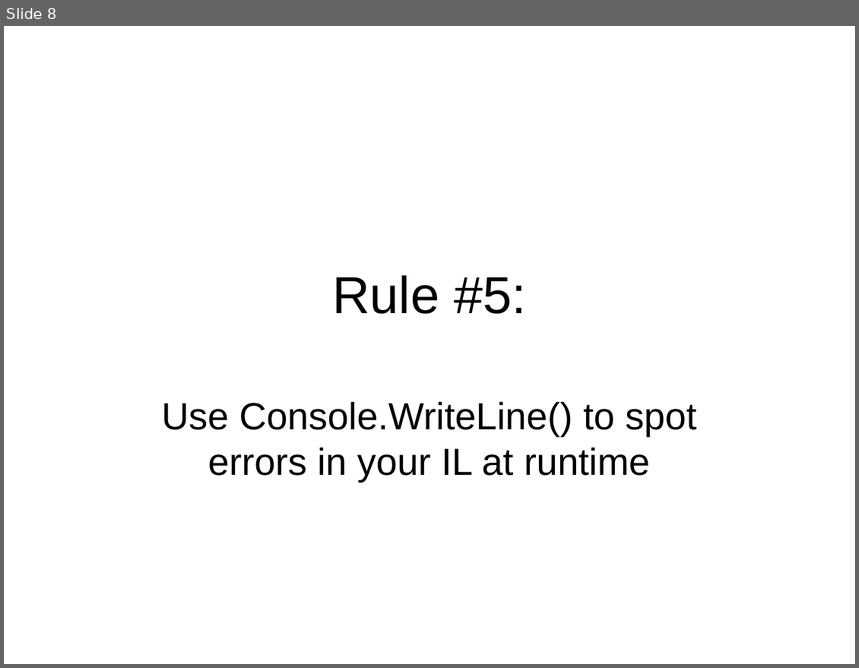
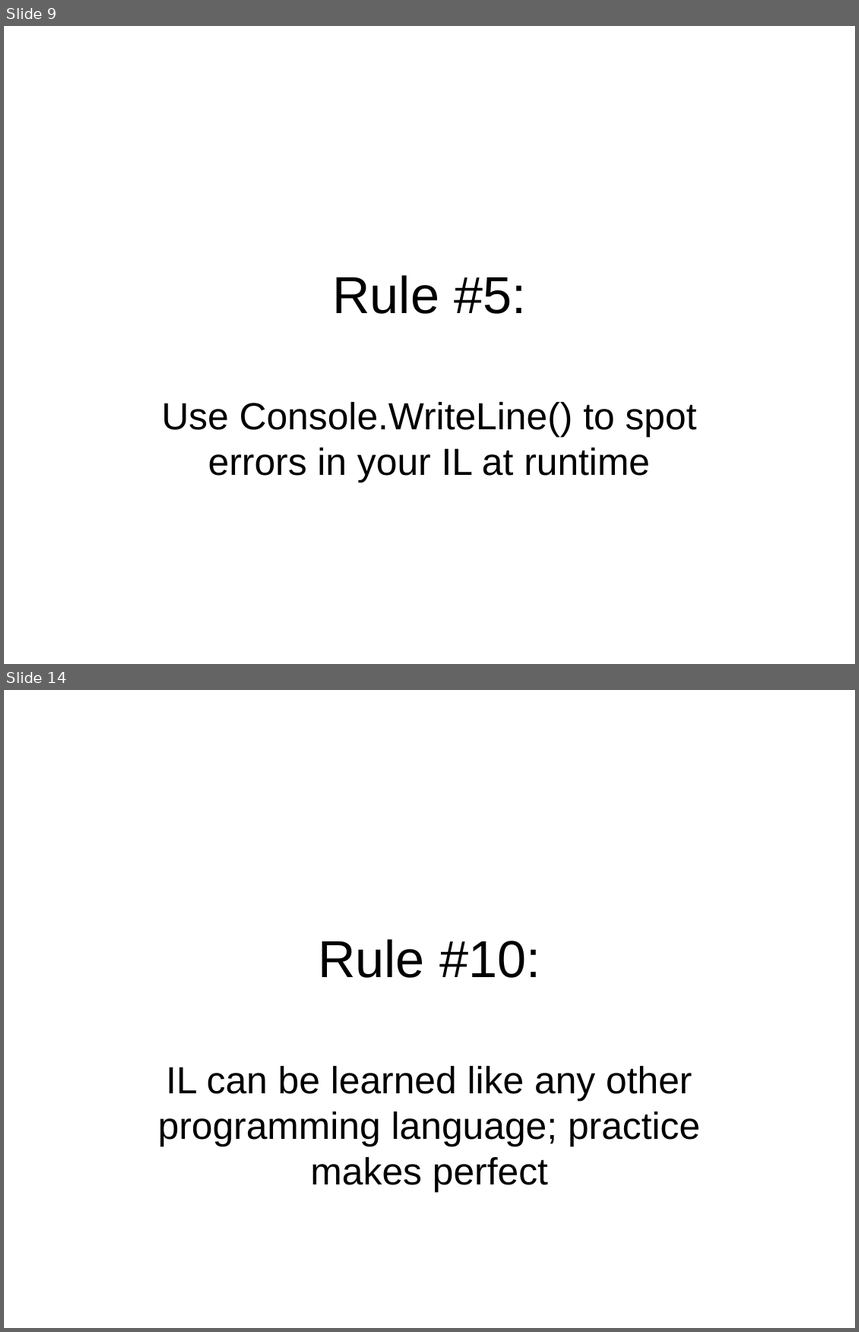
Before and after one commit to philiplaureano/ILRewritingTalk, a slide deck: Ten Simple Rules for Rewriting IL.ppt. Shown one above the other, each under a label of ours: slide 8 before the commit, slides 9 and 14 after it; the slides between them are not shown. The pictures are 859x668 and 859x1332 pixels, drawn with LibreOffice and Linux fonts; fonts in the diff are those of the drawing. Boxes give left, top, right and bottom in pixels: in the first picture for what was removed or moved away, otherwise in the second. Text is boxed around its words. In the diff, an @@ line names an element or a change of style, - is before the commit and + after.

Commit message:
Updated slides with all of the ten rules and added text file dumps for Rule 2

```diff
--- a/Ten Simple Rules for Rewriting IL.ppt
+++ b/Ten Simple Rules for Rewriting IL.ppt
@@ slide 14 added at box(4, 690, 855, 1328), background #FFFFFF @@
@@ title added at box(318, 939, 541, 978), 44 pt, text #000000 @@
+Rule #10:
@@ subtitle added at box(158, 1066, 700, 1192), 32 pt, text #000000 @@
+IL can be learned like any other programming language; practice makes perfect
@@ what was slide 8 is now slide 9 @@
```
Also in this commit, not shown: 5 other slides added, 15 other files.
